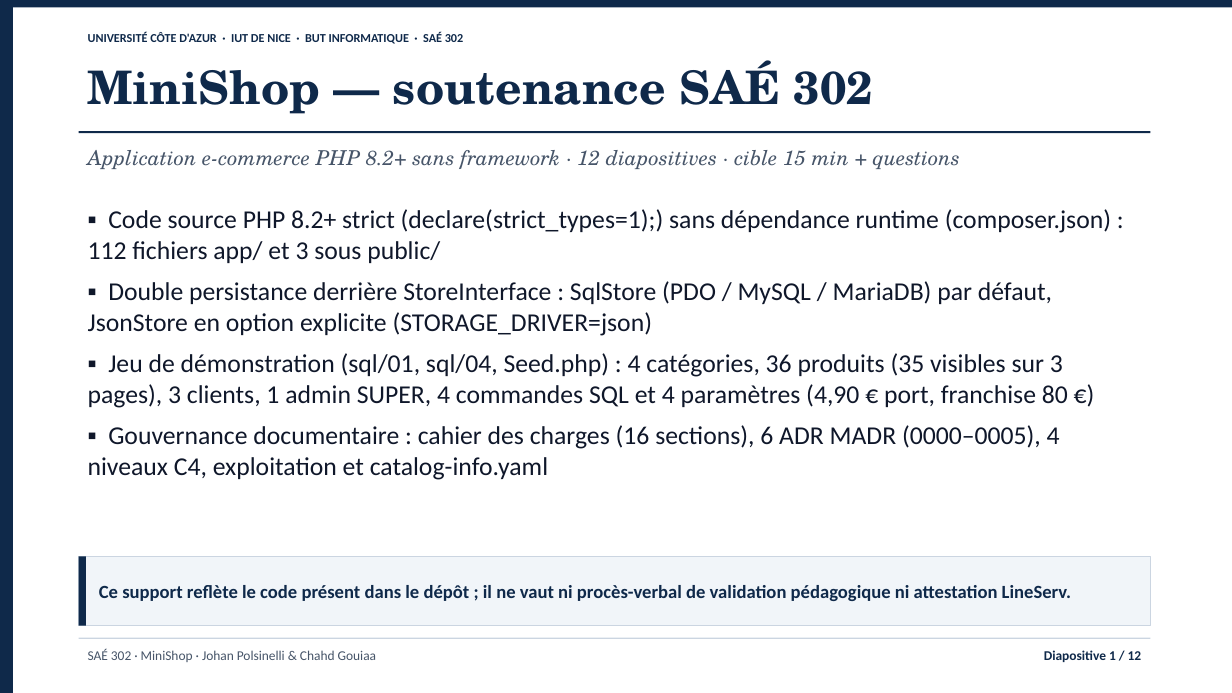
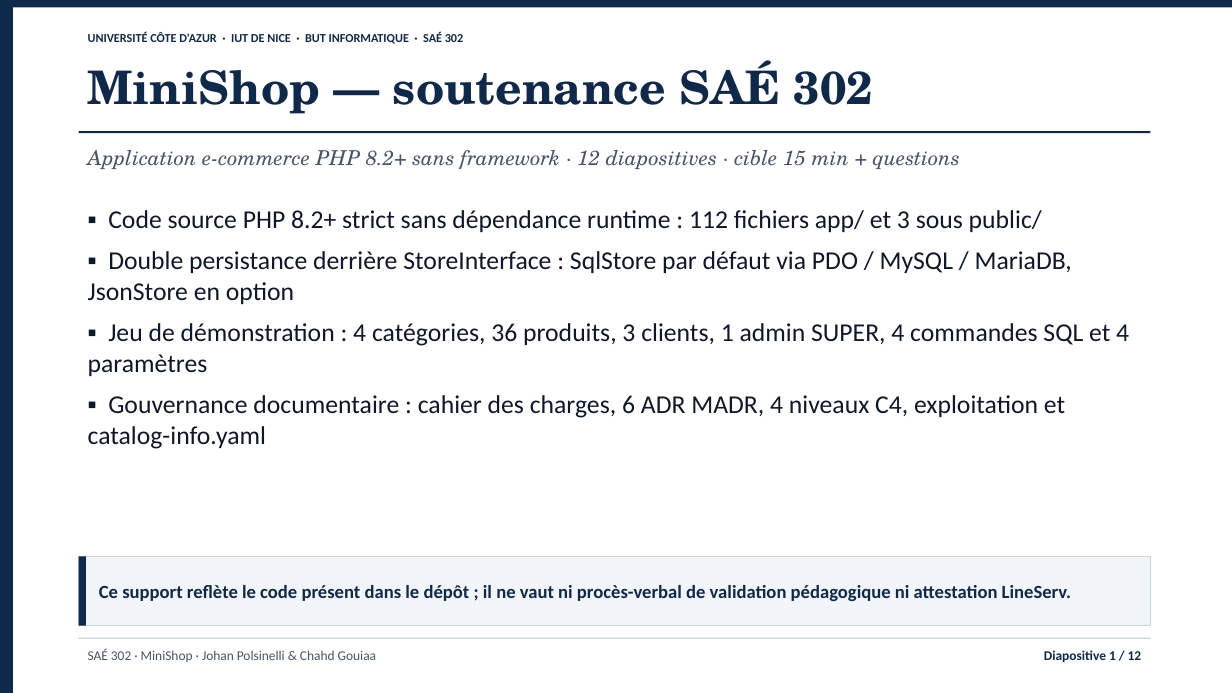
Before and after one commit to jojo8356/SAE-302, a slide deck: slide 1 of livrables/minishop-soutenance.pptx. Drawn at 1232x693 pixels with LibreOffice and Linux fonts; fonts in the diff are those of the drawing. Boxes give left, top, right and bottom in pixels: in the first picture for what was removed or moved away, otherwise in the second. Text is boxed around its words. In the diff, an @@ line names an element or a change of style, - is before the commit and + after.

```diff
--- a/livrables/minishop-soutenance.pptx
+++ b/livrables/minishop-soutenance.pptx
@@ text at (88, 210, 1129, 449): text changed @@
-▪ Code source PHP 8.2+ strict (declare(strict_types=1);) sans dépendance runtime (composer.json) : 112 fichiers app/ et 3 sous public/
-▪ Double persistance derrière StoreInterface : SqlStore (PDO / MySQL / MariaDB) par défaut, JsonStore en option explicite (STORAGE_DRIVER=json)
-▪ Jeu de démonstration (sql/01, sql/04, Seed.php) : 4 catégories, 36 produits (35 visibles sur 3 pages), 3 clients, 1 admin SUPER, 4 commandes SQL et 4 paramètres (4,90 € port, franchise 80 €)
-▪ Gouvernance documentaire : cahier des charges (16 sections), 6 ADR MADR (0000–0005), 4 niveaux C4, exploitation et catalog-info.yaml
+▪ Code source PHP 8.2+ strict sans dépendance runtime : 112 fichiers app/ et 3 sous public/
+▪ Double persistance derrière StoreInterface : SqlStore par défaut via PDO / MySQL / MariaDB, JsonStore en option
+▪ Jeu de démonstration : 4 catégories, 36 produits, 3 clients, 1 admin SUPER, 4 commandes SQL et 4 paramètres
+▪ Gouvernance documentaire : cahier des charges, 6 ADR MADR, 4 niveaux C4, exploitation et catalog-info.yaml
```
Also in this commit, not shown: 10 other slides changed, 4 other files.
